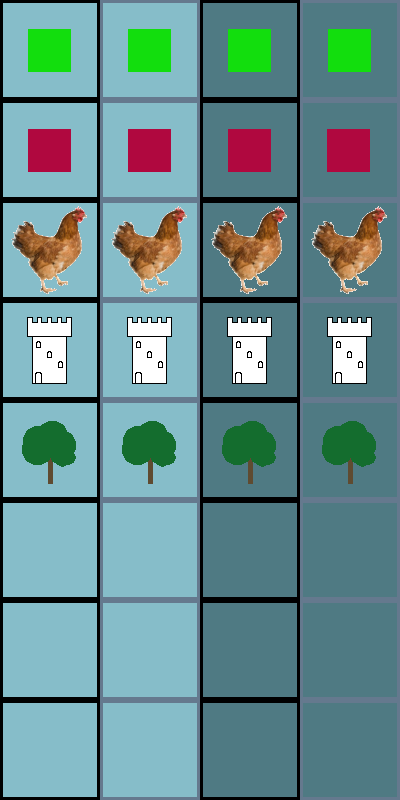
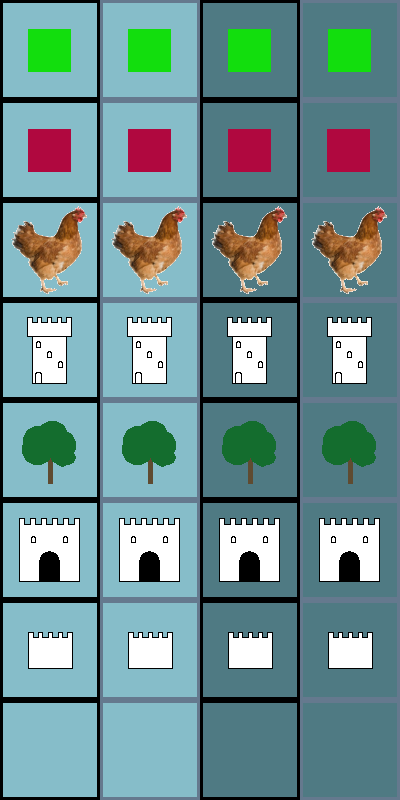
The second (400, 800) image is a revision of the first. Changes to its layers:
painted on "Icons" over 19, 518, 380, 669
